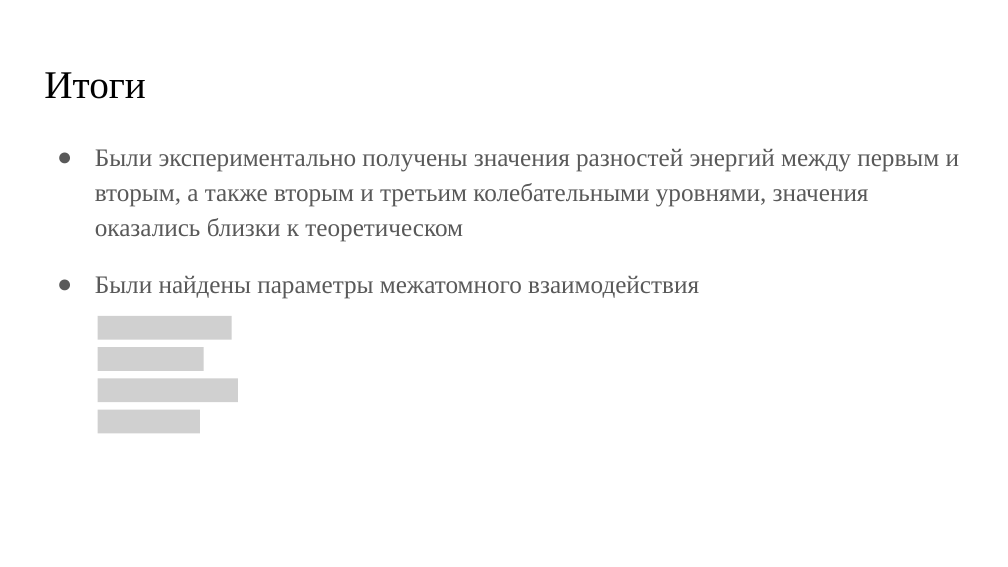
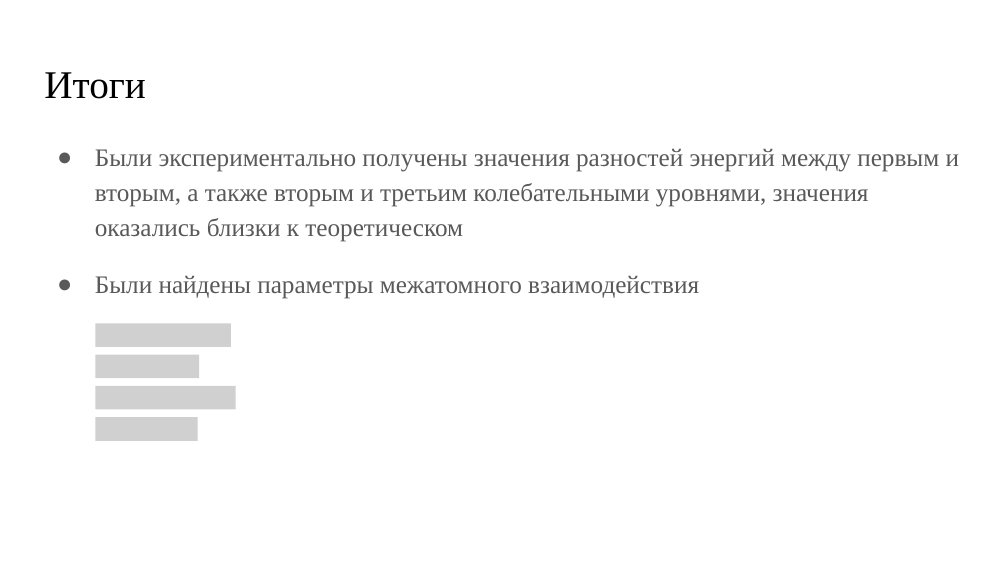
Before and after one commit to Nekhaevalex/Labs, a slide deck: slide 15 of Phys_Labs/5_sem/Exam lab/Exam Lab.pptx. Drawn at 1008x567 pixels with LibreOffice and Linux fonts; fonts in the diff are those of the drawing; grey boxes stand for pictures. Boxes give left, top, right and bottom in pixels: in the first picture for what was removed or moved away, otherwise in the second. Text is boxed around its words. In the diff, an @@ line names an element or a change of style, - is before the commit and + after.

```diff
--- a/Phys_Labs/5_sem/Exam lab/Exam Lab.pptx
+++ b/Phys_Labs/5_sem/Exam lab/Exam Lab.pptx
@@ picture added at bbox=[96, 324, 231, 348] @@
@@ picture removed at bbox=[98, 316, 232, 340] @@
@@ 3 pictures: place and size @@
-3 pictures at bbox=[98, 348, 238, 434]
+3 pictures at bbox=[96, 355, 236, 442]
```
Also in this commit, not shown: 4 other slides changed, 11 other files.
